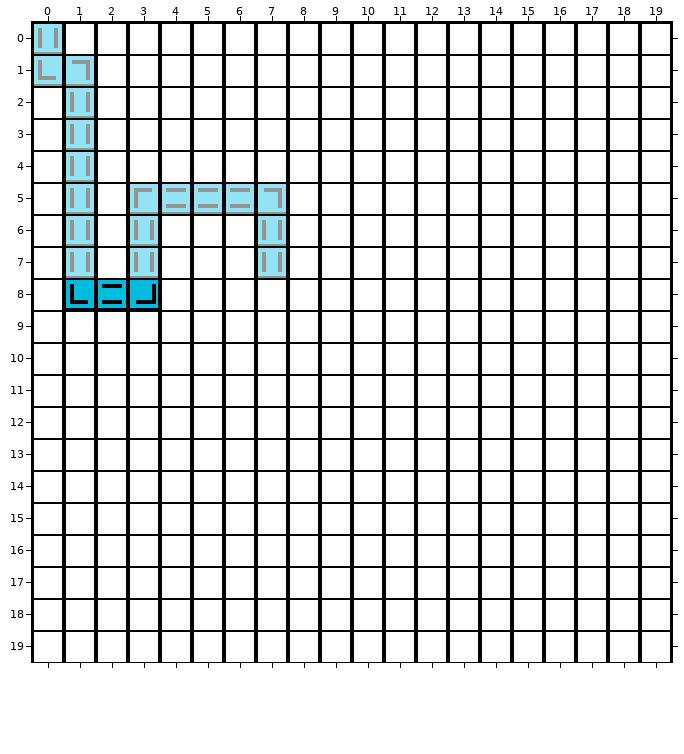
Level history. Tiled map: Code/Game/mapa.tmx. This is how it looked before the edit.
Cells are 16x16 px. Shown: x 0..19, y 0..19.
Now the later version:
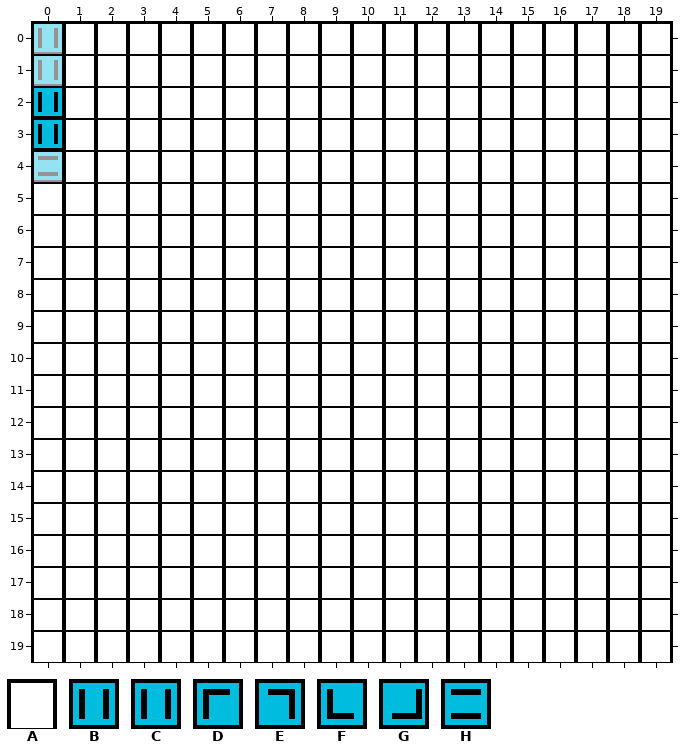
Key: from "partsCircuit": A 0, B 4, C 9, D 10, E 11, F 12, G 13, H 14.
_ is an empty cell.
Tiles replaced or removed in this view: A, C, D, E, F, G, H.
See-through tiles are keyed as they look on the map.
Difference:
Changed rows in their new state; . is an unchanged cell.
Layer "elements":
first column x 0:
 1 CA......
 2 CA......
 3 CA......
 4 HA......
 5 .A.AAAAA
 6 .A.A...A
 7 .A.A...A
 8 .AAA....
Layer "logic":
first column x 0:
 2 B
 3 B
first column x 1:
 8 AAA
Boxes around the changes in both pictures, in picture pixels (x1, y1, x2, y2):
changed: (34, 56, 286, 310)
